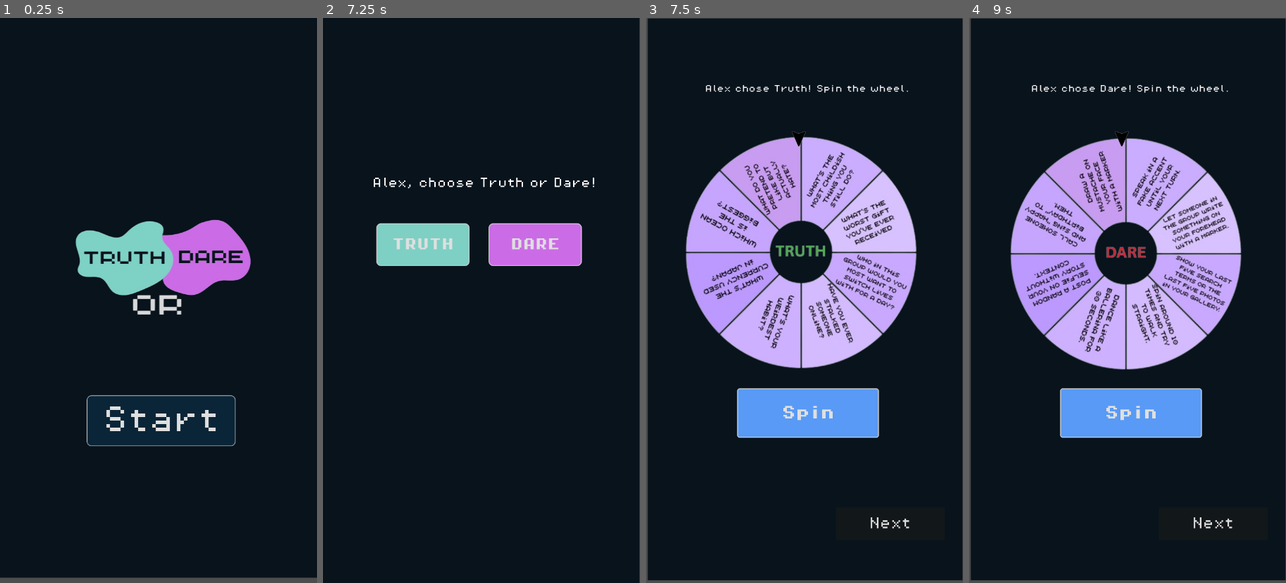
Above: before the commit, frames 1-4 (left to right).
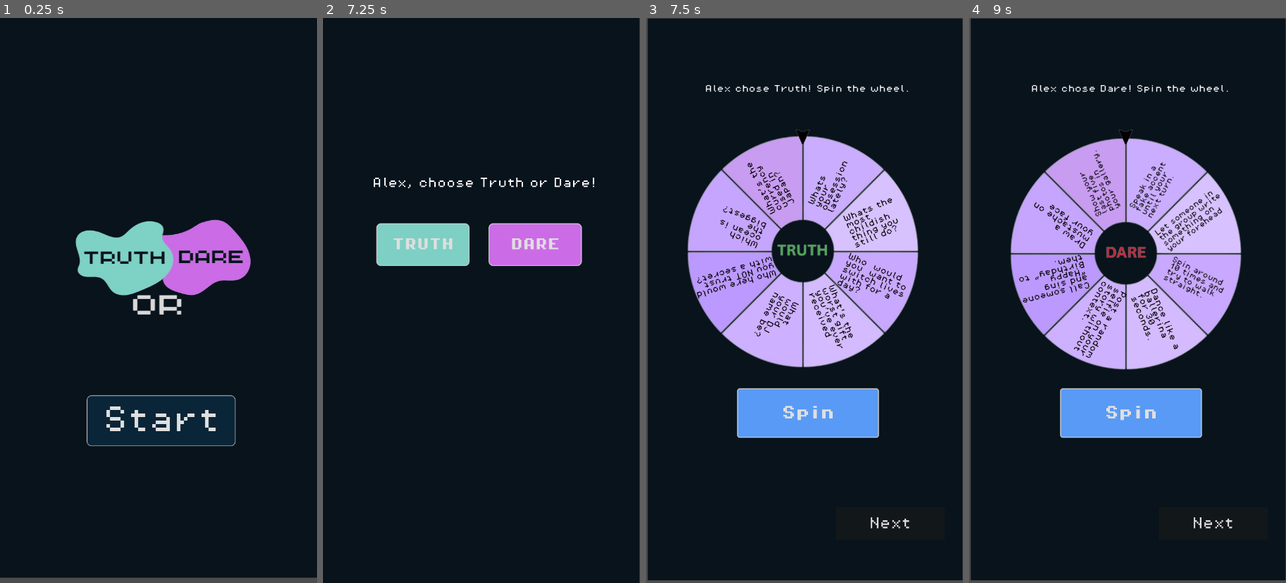
Above: after the commit, the same moments.

Repository: Ardiannaa008/TruthOrDareGame
Game: Godot game, scene res://scenes/start_screen.tscn
Two runs of this game, one before a commit and one after it. Both use one fixed random seed, a clock stepped at 60 frames per second and the inputs below.
Inputs (mouse positions are in pixels of both pictures, inside the frame that each line leads up to):
- Up to frame 1 (0.25 s): no input
- Up to frame 2 (7.25 s): click "Start" at 0.5 s; click "+ Add Truth" at 1.25 s; click "Temporary example text" at 2 s; click "+ Add Dare" at 2.75 s; click "Temporary example text" at 3.5 s; click "-> Players Page" at 4.25 s; click (484, 153) at 5.02 s; type "Alex" at 5.1 s; click "Add Player" at 5.75 s; click "Start game" at 6.5 s
- Up to frame 3 (7.5 s): click "TRUTH" at 7.25 s
- Up to frame 4 (9 s): click "Next" at 8 s; click "DARE" at 8.75 s

Frames 1-2 are identical in both runs. In frame 3, 7.4% of the frame differs, in the area x 12-86%, y 19-62%; in frame 4, 5.3%.

Commit message:
Trying to implement users imput for truths and dares

Diff:
--- a/scenes/game.tscn
+++ b/scenes/game.tscn
@@ -1,11 +1,13 @@
-[gd_scene load_steps=11 format=3 uid="uid://d3mtd4qql07ap"]
+[gd_scene load_steps=12 format=3 uid="uid://d3mtd4qql07ap"]
 
 [ext_resource type="Script" uid="uid://r5uefevdalpv" path="res://scripts/game.gd" id="1_uwrxv"]
-[ext_resource type="Texture2D" uid="uid://b0xxr68pnlauq" path="res://assets/DareWheel.png" id="2_lbhrr"]
-[ext_resource type="Texture2D" uid="uid://c6s751pvqh4ct" path="res://assets/TruthWheel.png" id="3_iywne"]
 [ext_resource type="Texture2D" uid="uid://cw0yq6jqcongf" path="res://assets/pointerForSpin.png" id="3_lbhrr"]
+[ext_resource type="Texture2D" uid="uid://caonjj28ugt8l" path="res://assets/What_s_the_most_childish_thing_you_still_do__1_-removebg-preview.png" id="3_p57ef"]
+[ext_resource type="Texture2D" uid="uid://crj24hy2nnqxu" path="res://assets/What_s_the_most_childish_thing_you_still_do-removebg-preview.png" id="4_p57ef"]
 [ext_resource type="FontFile" uid="uid://oy5cqo7iv8gg" path="res://assets/PixelOperator8-Bold.ttf" id="5_p57ef"]
 [ext_resource type="FontFile" uid="uid://m8fsnwreikvx" path="res://assets/PixelOperator8.ttf" id="6_u5sy4"]
+
+[sub_resource type="GDScript" id="GDScript_u5sy4"]
 
 [sub_resource type="StyleBoxFlat" id="StyleBoxFlat_p57ef"]
 bg_color = Color(0.245056, 0.531483, 0.928756, 1)
@@ -62,7 +64,20 @@
 offset_bottom = 1270.0
 color = Color(0.0313726, 0.0745098, 0.109804, 1)
 
+[node name="TurnLabel" type="Label" parent="."]
+offset_left = 84.0
+offset_top = 147.0
+offset_right = 646.0
+offset_bottom = 220.0
+size_flags_vertical = 1
+theme_override_constants/line_spacing = 2
+theme_override_fonts/font = ExtResource("6_u5sy4")
+theme_override_font_sizes/font_size = 18
+horizontal_alignment = 1
+autowrap_mode = 3
+
 [node name="WheelContainer" type="Node2D" parent="."]
+script = SubResource("GDScript_u5sy4")
 
 [node name="DareWheel" type="TextureRect" parent="WheelContainer"]
 anchors_preset = 8
@@ -77,7 +92,99 @@
 grow_horizontal = 2
 grow_vertical = 2
 pivot_offset = Vector2(327, 327)
-texture = ExtResource("2_lbhrr")
+texture = ExtResource("3_p57ef")
+
+[node name="RichTextLabel" type="RichTextLabel" parent="WheelContainer/DareWheel"]
+layout_mode = 0
+offset_left = 334.0
+offset_top = 220.0
+offset_right = 492.0
+offset_bottom = 291.0
+rotation = -1.07594
+theme_override_colors/default_color = Color(0, 0, 0, 1)
+theme_override_fonts/normal_font = ExtResource("6_u5sy4")
+theme_override_font_sizes/normal_font_size = 14
+text = "Speak in a fake accent until your next turn."
+
+[node name="RichTextLabel2" type="RichTextLabel" parent="WheelContainer/DareWheel"]
+layout_mode = 0
+offset_left = 391.0
+offset_top = 276.0
+offset_right = 580.0
+offset_bottom = 373.0
+rotation = -0.64078
+theme_override_colors/default_color = Color(0, 0, 0, 1)
+theme_override_fonts/normal_font = ExtResource("6_u5sy4")
+theme_override_font_sizes/normal_font_size = 14
+text = "Let someone in the group write something on your forehead "
+
+[node name="RichTextLabel3" type="RichTextLabel" parent="WheelContainer/DareWheel"]
+layout_mode = 0
+offset_left = 437.0
+offset_top = 332.0
+offset_right = 595.0
+offset_bottom = 403.0
+rotation = 0.457121
+theme_override_colors/default_color = Color(0, 0, 0, 1)
+theme_override_fonts/normal_font = ExtResource("6_u5sy4")
+theme_override_font_sizes/normal_font_size = 14
+text = "Spin around 10 times and try to walk straight."
+
+[node name="RichTextLabel4" type="RichTextLabel" parent="WheelContainer/DareWheel"]
+layout_mode = 0
+offset_left = 396.0
+offset_top = 403.0
+offset_right = 554.0
+offset_bottom = 474.0
+rotation = 1.18612
+theme_override_colors/default_color = Color(0, 0, 0, 1)
+theme_override_fonts/normal_font = ExtResource("6_u5sy4")
+text = "Dance like a ballerina for 30 seconds."
+
+[node name="RichTextLabel5" type="RichTextLabel" parent="WheelContainer/DareWheel"]
+layout_mode = 0
+offset_left = 330.0
+offset_top = 417.0
+offset_right = 515.0
+offset_bottom = 514.0
+rotation = -4.21353
+theme_override_colors/default_color = Color(0, 0, 0, 1)
+theme_override_fonts/normal_font = ExtResource("6_u5sy4")
+text = "Post a random selfie on your story without context."
+
+[node name="RichTextLabel6" type="RichTextLabel" parent="WheelContainer/DareWheel"]
+layout_mode = 0
+offset_left = 247.0
+offset_top = 404.0
+offset_right = 418.0
+offset_bottom = 485.0
+rotation = -3.39158
+theme_override_colors/default_color = Color(0, 0, 0, 1)
+theme_override_fonts/normal_font = ExtResource("6_u5sy4")
+text = "Call someone and sing “Happy Birthday” to them."
+
+[node name="RichTextLabel7" type="RichTextLabel" parent="WheelContainer/DareWheel"]
+layout_mode = 0
+offset_left = 230.0
+offset_top = 317.0
+offset_right = 388.0
+offset_bottom = 388.0
+rotation = -2.55932
+theme_override_colors/default_color = Color(0, 0, 0, 1)
+theme_override_fonts/normal_font = ExtResource("6_u5sy4")
+text = "Draw a mustache on your face "
+
+[node name="RichTextLabel8" type="RichTextLabel" parent="WheelContainer/DareWheel"]
+layout_mode = 0
+offset_left = 261.0
+offset_top = 245.0
+offset_right = 419.0
+offset_bottom = 316.0
+rotation = -1.9664
+theme_override_colors/default_color = Color(0, 0, 0, 1)
+theme_override_fonts/normal_font = ExtResource("6_u5sy4")
+theme_override_font_sizes/normal_font_size = 14
+text = "Show your last five photos in your gallery."
 
 [node name="TruthWheel" type="TextureRect" parent="WheelContainer"]
 anchors_preset = 8
@@ -85,21 +192,128 @@
 anchor_top = 0.5
 anchor_right = 0.5
 anchor_bottom = 0.5
-offset_left = 23.0
-offset_top = 200.0
-offset_right = 677.0
-offset_bottom = 854.0
+offset_left = 27.0
+offset_top = 198.0
+offset_right = 681.0
+offset_bottom = 852.0
 grow_horizontal = 2
 grow_vertical = 2
 pivot_offset = Vector2(327, 327)
-texture = ExtResource("3_iywne")
+texture = ExtResource("4_p57ef")
+
+[node name="RichTextLabel" type="RichTextLabel" parent="WheelContainer/TruthWheel"]
+layout_mode = 0
+offset_left = 417.0
+offset_top = 247.0
+offset_right = 557.0
+offset_bottom = 316.0
+rotation = -0.392881
+theme_override_colors/default_color = Color(0, 0, 0, 1)
+theme_override_fonts/normal_font = ExtResource("6_u5sy4")
+theme_override_font_sizes/normal_font_size = 16
+text = "Whats the most childish thing you still do?"
+fit_content = true
+scroll_active = false
+
+[node name="RichTextLabel2" type="RichTextLabel" parent="WheelContainer/TruthWheel"]
+layout_mode = 0
+offset_left = 434.0
+offset_top = 329.0
+offset_right = 621.0
+offset_bottom = 409.0
+rotation = 0.408635
+theme_override_colors/default_color = Color(0, 0, 0, 1)
+theme_override_fonts/normal_font = ExtResource("6_u5sy4")
+theme_override_font_sizes/normal_font_size = 16
+text = "Who  would you  want to switch lives with for a day?"
+fit_content = true
+scroll_active = false
+
+[node name="RichTextLabel3" type="RichTextLabel" parent="WheelContainer/TruthWheel"]
+layout_mode = 0
+offset_left = 398.0
+offset_top = 400.0
+offset_right = 554.0
+offset_bottom = 473.0
+rotation = 1.19039
+theme_override_colors/default_color = Color(0, 0, 0, 1)
+theme_override_fonts/normal_font = ExtResource("6_u5sy4")
+theme_override_font_sizes/normal_font_size = 16
+text = "What's the worst gift you’ve ever received"
+fit_content = true
+scroll_active = false
+
+[node name="RichTextLabel4" type="RichTextLabel" parent="WheelContainer/TruthWheel"]
+layout_mode = 0
+offset_left = 319.0
+offset_top = 445.0
+offset_right = 459.0
+offset_bottom = 525.0
+rotation = 2.0288
+theme_override_colors/default_color = Color(0, 0, 0, 1)
+theme_override_fonts/normal_font = ExtResource("6_u5sy4")
+text = "What would your DJ name be?"
+fit_content = true
+scroll_active = false
+
+[node name="RichTextLabel5" type="RichTextLabel" parent="WheelContainer/TruthWheel"]
+layout_mode = 0
+offset_left = 269.0
+offset_top = 382.0
+offset_right = 484.0
+offset_bottom = 468.0
+rotation = -3.42084
+theme_override_colors/default_color = Color(0, 0, 0, 1)
+theme_override_fonts/normal_font = ExtResource("6_u5sy4")
+text = "Who here would you NOT trust with a secret?"
+fit_content = true
+scroll_active = false
+
+[node name="RichTextLabel6" type="RichTextLabel" parent="WheelContainer/TruthWheel"]
+layout_mode = 0
+offset_left = 222.0
+offset_top = 321.0
+offset_right = 362.0
+offset_bottom = 401.0
+rotation = -2.74014
+theme_override_colors/default_color = Color(0, 0, 0, 1)
+theme_override_fonts/normal_font = ExtResource("6_u5sy4")
+text = "Which ocean is the biggest?"
+fit_content = true
+scroll_active = false
+
+[node name="RichTextLabel7" type="RichTextLabel" parent="WheelContainer/TruthWheel"]
+layout_mode = 0
+offset_left = 254.0
+offset_top = 245.0
+offset_right = 394.0
+offset_bottom = 325.0
+rotation = -2.03305
+theme_override_colors/default_color = Color(0, 0, 0, 1)
+theme_override_fonts/normal_font = ExtResource("6_u5sy4")
+text = "What’s the currency used in Japan?"
+fit_content = true
+scroll_active = false
+
+[node name="RichTextLabel8" type="RichTextLabel" parent="WheelContainer/TruthWheel"]
+layout_mode = 0
+offset_left = 338.0
+offset_top = 217.0
+offset_right = 478.0
+offset_bottom = 297.0
+rotation = -1.15445
+theme_override_colors/default_color = Color(0, 0, 0, 1)
+theme_override_fonts/normal_font = ExtResource("6_u5sy4")
+text = "Whats your obsession lately?"
+fit_content = true
+scroll_active = false
 
 [node name="Pointer" type="TextureRect" parent="WheelContainer"]
 z_index = 1
-offset_left = 95.0
-offset_top = 224.0
-offset_right = 595.0
-offset_bottom = 724.0
+offset_left = 104.0
+offset_top = 220.0
+offset_right = 604.0
+offset_bottom = 720.0
 texture = ExtResource("3_lbhrr")
 stretch_mode = 2
 
@@ -125,17 +339,5 @@
 theme_override_font_sizes/font_size = 28
 text = "Next"
 
-[node name="TurnLabel" type="Label" parent="."]
-offset_left = 84.0
-offset_top = 147.0
-offset_right = 646.0
-offset_bottom = 220.0
-size_flags_vertical = 1
-theme_override_constants/line_spacing = 2
-theme_override_fonts/font = ExtResource("6_u5sy4")
-theme_override_font_sizes/font_size = 18
-horizontal_alignment = 1
-autowrap_mode = 3
-
 [connection signal="pressed" from="WheelContainer/SpinButton" to="." method="_on_spin_button_pressed"]
 [connection signal="pressed" from="WheelContainer/NextPlayer" to="." method="_on_next_player_pressed"]
Not shown, added: assets/PixelOperator82.ttf.import
Binary file added: assets/What's the most childish thing you still do.png
Not shown, added: assets/What's the most childish thing you still do.png.import
Binary file added: assets/What_s_the_most_childish_thing_you_still_do-removebg-preview.png
Not shown, added: assets/What_s_the_most_childish_thing_you_still_do-removebg-preview.png.import
Binary file added: assets/What_s_the_most_childish_thing_you_still_do__1_-removebg-preview.png
Not shown, added: assets/What_s_the_most_childish_thing_you_still_do__1_-removebg-preview.png.import
Binary file added: assets/circle-wheel.png
Not shown, added: assets/circle-wheel.png.import
Not shown: 1 places in scenes/start_screen.tscn that only renumber resources
Empty file removed: scripts/color_wheel.gd
Not shown, removed: scripts/color_wheel.gd.uid
